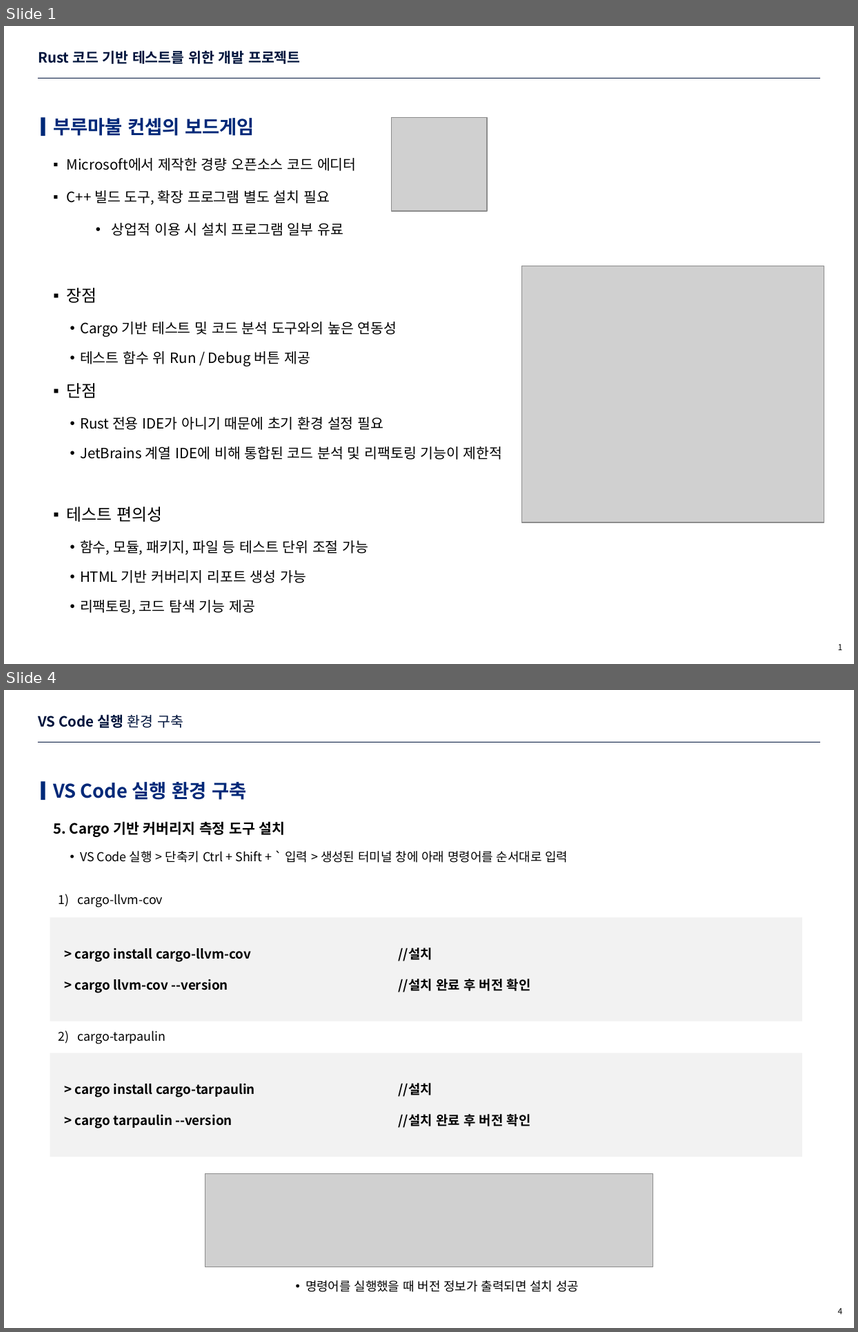
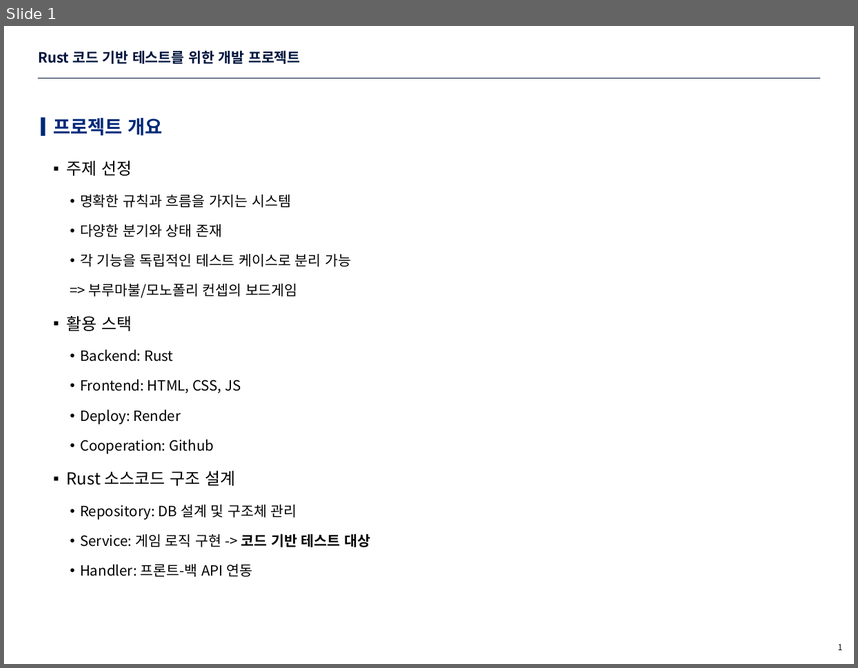
Before and after one commit to eisyxx/sure_rust_project, a slide deck: description/요구사항 명세서.pptx. Shown one above the other, each under a label of ours: slides 1 and 4 before the commit, slide 1 after it; the slides between them are not shown. The pictures are 858x1332 and 858x668 pixels, drawn with LibreOffice and Linux fonts; fonts in the diff are those of the drawing; grey boxes stand for pictures; background and template pictures are left out. Boxes give left, top, right and bottom in pixels: in the first picture for what was removed or moved away, otherwise in the second. Text is boxed around its words. In the diff, an @@ line names an element or a change of style, - is before the commit and + after.

```diff
--- a/description/요구사항 명세서.pptx
+++ b/description/요구사항 명세서.pptx
@@ slide 4 removed at [4, 690, 854, 1328], background #FFFFFF; not listed: 1 template element that a slide beside it also shows @@
@@ title removed at [38, 715, 183, 728] @@
-VS Code 실행 환경 구축
@@ rectangle removed at [41, 782, 45, 800] @@
@@ text removed at [53, 782, 246, 800] @@
-VS Code 실행 환경 구축
@@ text removed at [53, 821, 568, 862] @@
-  5. Cargo 기반 커버리지 측정 도구 설치
-    • VS Code 실행 > 단축키 Ctrl + Shift + ` 입력 > 생성된 터미널 창에 아래 명령어를 순서대로 입력
@@ text removed at [59, 894, 163, 907] @@
-  1) cargo-llvm-cov
@@ rectangle removed at [50, 917, 802, 1021] @@
-> cargo install cargo-llvm-cov //설치
-> cargo llvm-cov --version //설치 완료 후 버전 확인
@@ text removed at [59, 1030, 166, 1044] @@
-2) cargo-tarpaulin
@@ rectangle removed at [50, 1053, 802, 1156] @@
-> cargo install cargo-tarpaulin //설치
-> cargo tarpaulin --version //설치 완료 후 버전 확인
@@ text removed at [172, 1085, 579, 1292] @@
-    • 위와 같이 버전 정보가 출력되면 설치 성공
@@ picture removed at [205, 1174, 653, 1266] @@
@@ text removed at [306, 1280, 415, 1292] @@
-    • 명령어를 실행했을 때 버전 정보가 출력되면 설치 성공
@@ page number removed at [838, 1308, 843, 1314] @@
-4
@@ slide 1 changed as well @@
@@ text at [53, 118, 162, 136]: text changed @@
-부루마불 컨셉의 보드게임
+프로젝트 개요
@@ picture removed at [392, 118, 488, 212] @@
@@ text "주제 선정" at [67, 161, 370, 577]: vertical alignment top to middle @@
@@ text at [67, 161, 370, 577]: text changed @@
-  ▪ Microsoft에서 제작한 경량 오픈소스 코드 에디터
-  ▪ C++ 빌드 도구, 확장 프로그램 별도 설치 필요
-    • 상업적 이용 시 설치 프로그램 일부 유료
-  ▪ 장점
-    • Cargo 기반 테스트 및 코드 분석 도구와의 높은 연동성
-    • 테스트 함수 위 Run / Debug 버튼 제공
-  ▪ 단점
-    • Rust 전용 IDE가 아니기 때문에 초기 환경 설정 필요
-    • JetBrains 계열 IDE에 비해 통합된 코드 분석 및 리팩토링 기능이 제한적
-  ▪ 테스트 편의성
-    • 함수, 모듈, 패키지, 파일 등 테스트 단위 조절 가능
-    • HTML 기반 커버리지 리포트 생성 가능
-    • 리팩토링, 코드 탐색 기능 제공
+  ▪ 주제 선정
+    • 명확한 규칙과 흐름을 가지는 시스템
+    • 다양한 분기와 상태 존재
+    • 각 기능을 독립적인 테스트 케이스로 분리 가능
+    => 부루마불/모노폴리 컨셉의 보드게임
+  ▪ 활용 스택
+    • Backend: Rust
+    • Frontend: HTML, CSS, JS
+    • Deploy: Render
+    • Cooperation: Github
+  ▪ Rust 소스코드 구조 설계
+    • Repository: DB 설계 및 구조체 관리
+    • Service: 게임 로직 구현 -> 코드 기반 테스트 대상
+    • Handler: 프론트-백 API 연동
@@ picture removed at [522, 265, 824, 522] @@
```
Also in this commit, not shown: 4 slides added, 2 other slides removed, 3 other files.
